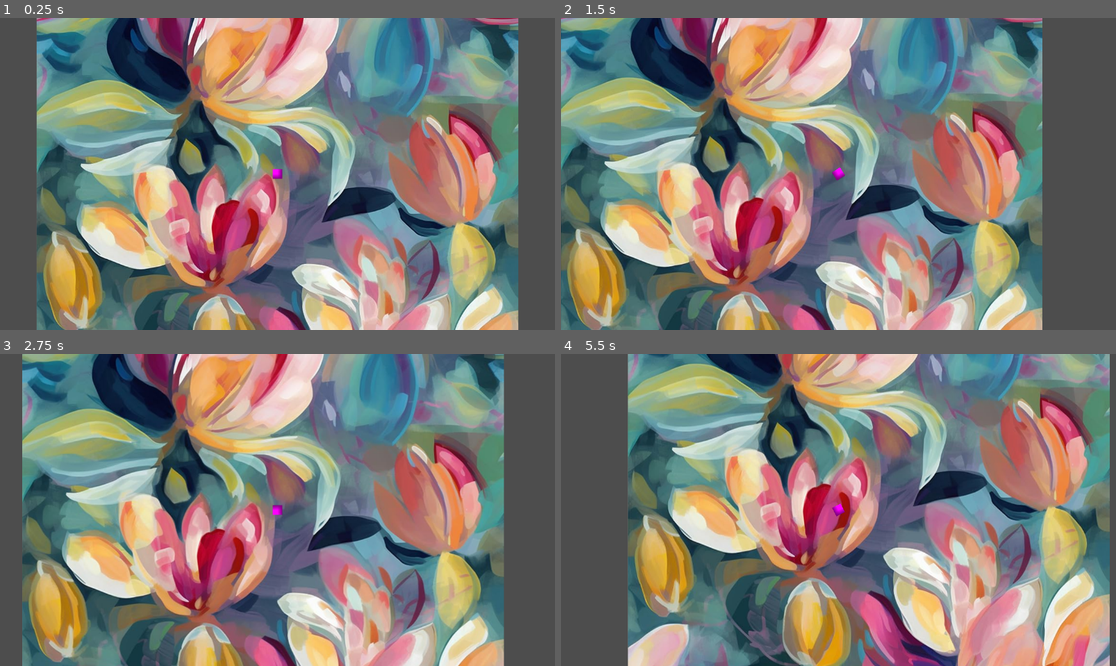
Above: before the commit, frames 1-4 (two rows, left to right).
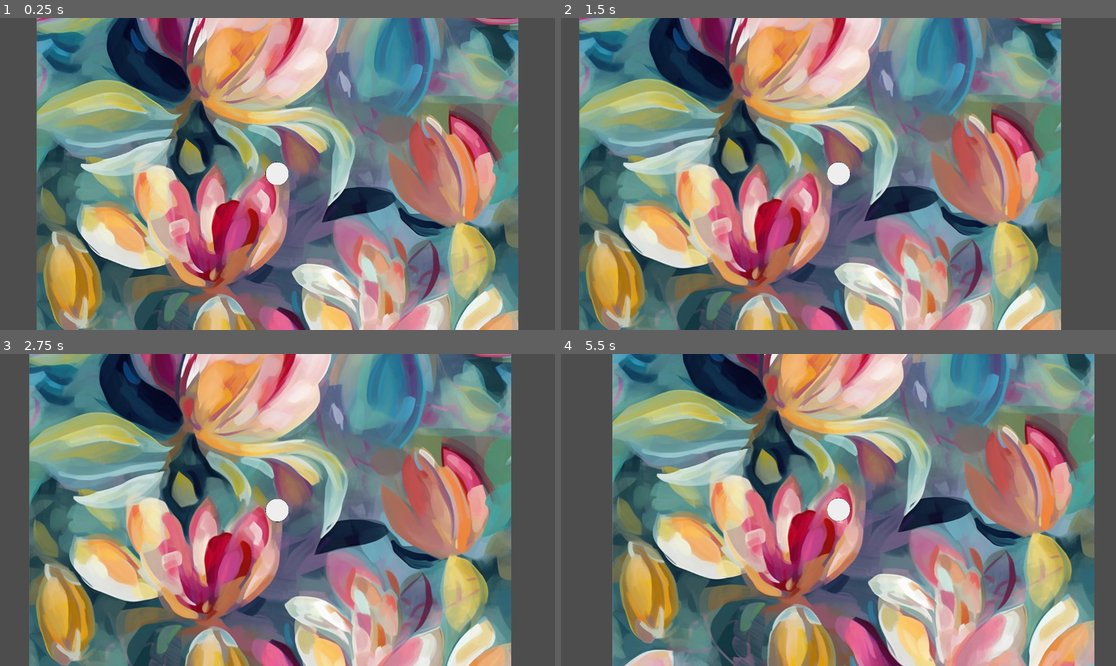
Above: after the commit, the same moments.

Repository: MaxWelburn/Aura-Farm-Simulator
Game: Godot game, scene res://scenes/main.tscn
Same seed, same stepped clock (60 frames per second), same inputs: the game is played once before the commit and once after it.
Inputs (mouse positions are in pixels of both pictures, inside the frame that each line leads up to):
- Up to frame 1 (0.25 s): no input
- Up to frame 2 (1.5 s): tap Enter at 0.5 s; move the mouse to (960, 158) at 0.52 s; move the mouse to (727, 189) at 1.27 s
- Up to frame 3 (2.75 s): move the mouse to (333, 441) at 2.02 s
- Up to frame 4 (5.5 s): move the mouse to (810, 572) at 2.77 s; move the mouse to (1005, 556) at 3.52 s; move the mouse to (672, 463) at 4.27 s; move the mouse to (866, 510) at 5.02 s

The runs differ from the first frame. In frame 1, 0.3% of the frame differs, in the area x 47-53%, y 46-54%; in frame 2, 72%; in frame 3, 47%; in frame 4, 79%, in the area x 9-99%, y 0-100%.

Commit message:
Camera controls

Diff:
--- /dev/null
+++ b/scenes/entities/orb.tscn
@@ -0,0 +1,14 @@
+[gd_scene load_steps=3 format=3 uid="uid://d4lm2a4yy6nx4"]
+
+[ext_resource type="Texture2D" uid="uid://cychuborvs8yp" path="res://assets/placeholder-circle.png" id="1_076lx"]
+
+[sub_resource type="CircleShape2D" id="CircleShape2D_sepdv"]
+
+[node name="Orb" type="RigidBody2D"]
+
+[node name="Sprite2D" type="Sprite2D" parent="."]
+scale = Vector2(0.25, 0.25)
+texture = ExtResource("1_076lx")
+
+[node name="CollisionShape2D" type="CollisionShape2D" parent="."]
+shape = SubResource("CircleShape2D_sepdv")
--- a/scenes/entities/player.tscn
+++ b/scenes/entities/player.tscn
@@ -1,10 +1,9 @@
 [gd_scene load_steps=4 format=3 uid="uid://cx0b6y8nw56it"]
 
 [ext_resource type="Script" uid="uid://cik2b88nl48x3" path="res://src/entities/player.gd" id="1_ucweq"]
+[ext_resource type="Texture2D" uid="uid://cychuborvs8yp" path="res://assets/placeholder-circle.png" id="2_08t41"]
 
 [sub_resource type="CircleShape2D" id="CircleShape2D_0qees"]
-
-[sub_resource type="PlaceholderTexture2D" id="PlaceholderTexture2D_ucweq"]
 
 [node name="Player" type="CharacterBody2D"]
 script = ExtResource("1_ucweq")
@@ -13,7 +12,4 @@
 shape = SubResource("CircleShape2D_0qees")
 
 [node name="Sprite2D" type="Sprite2D" parent="."]
-scale = Vector2(20, 20)
-texture = SubResource("PlaceholderTexture2D_ucweq")
-
-[node name="Camera2D" type="Camera2D" parent="."]
+texture = ExtResource("2_08t41")
--- a/scenes/game.tscn
+++ b/scenes/game.tscn
@@ -1,10 +1,20 @@
-[gd_scene load_steps=3 format=3 uid="uid://dkqh3nn33r0sh"]
+[gd_scene load_steps=5 format=3 uid="uid://dkqh3nn33r0sh"]
 
-[ext_resource type="PackedScene" uid="uid://cx0b6y8nw56it" path="res://scenes/entities/player.tscn" id="1_uwrxv"]
+[ext_resource type="Script" uid="uid://d1xergo2gfk6j" path="res://src/game.gd" id="1_uwrxv"]
 [ext_resource type="PackedScene" uid="uid://csbta1brs4t15" path="res://scenes/environment/world.tscn" id="1_yqjtg"]
+[ext_resource type="Script" uid="uid://daiqv4iuyfbtb" path="res://src/entities/orb.gd" id="2_lnu2h"]
+[ext_resource type="PackedScene" uid="uid://cx0b6y8nw56it" path="res://scenes/entities/player.tscn" id="4_lbhrr"]
 
 [node name="Game" type="Node2D"]
+script = ExtResource("1_uwrxv")
 
 [node name="World" parent="." instance=ExtResource("1_yqjtg")]
+script = ExtResource("2_lnu2h")
 
-[node name="Player" parent="." instance=ExtResource("1_uwrxv")]
+[node name="Player" parent="." node_paths=PackedStringArray("camera") instance=ExtResource("4_lbhrr")]
+scale = Vector2(0.25, 0.25)
+default_max_speed = 2000.0
+camera_speed = 50.0
+camera = NodePath("../Camera")
+
+[node name="Camera" type="Camera2D" parent="."]
--- /dev/null
+++ b/src/entities/orb.gd
@@ -0,0 +1 @@
+extends Node
--- a/src/entities/player.gd
+++ b/src/entities/player.gd
@@ -5,6 +5,10 @@
 @export var default_turn_speed: float = 2.0
 @export var default_deceleration: float = 2.0
 @export var default_acceleration: float = 5.0
+@export var camera_speed: float = 100.0
+@export var magnitude_threshold: float = 100.0
+@export var max_camera_offset: float = 200.0
+@export var camera: Camera2D
 
 @onready var _move_dist: float = default_move_dist
 @onready var _max_speed: float = default_max_speed
@@ -14,12 +18,19 @@
 
 var _target_position: Vector2
 var _look_target: Vector2
+var _camera_target: CharacterBody2D
+var _camera_offset: Vector2
+
+
+func _process(delta: float) -> void:
+	_update_camera(delta)
 
 
 func _physics_process(delta: float) -> void:
 	var mouse_position = get_global_mouse_position()
 	_target_position = mouse_position
 	_look_target = mouse_position
+	_camera_target = self
 	_look_at_target(delta)
 	_move_to_target(delta)
 	move_and_slide()
@@ -45,3 +56,12 @@
 		velocity = transform.x * lerp(0.0, _max_speed, _acceleration * delta)
 	else:
 		velocity = lerp(velocity, Vector2.ZERO, _deceleration * delta)
+
+
+func _update_camera(delta) -> void:
+	if _camera_target:
+		var goal_offset = Vector2.ZERO
+		if _camera_target.velocity.length() >= magnitude_threshold:
+			goal_offset = _camera_target.velocity.normalized() * max_camera_offset
+		_camera_offset = lerp(_camera_offset, goal_offset, camera_speed * delta)
+		camera.position = lerp(camera.position, _camera_target.position + _camera_offset, camera_speed * delta)
--- a/src/game.gd
+++ b/src/game.gd
@@ -1 +1,7 @@
-extends Node
+extends Node2D
+
+@export var orb_scene: RigidBody2D
+
+
+func _ready() -> void:
+	pass
Binary file added: assets/placeholder-circle.png
Not shown, added: assets/placeholder-circle.png.import
Not shown, added: src/entities/orb.gd.uid
